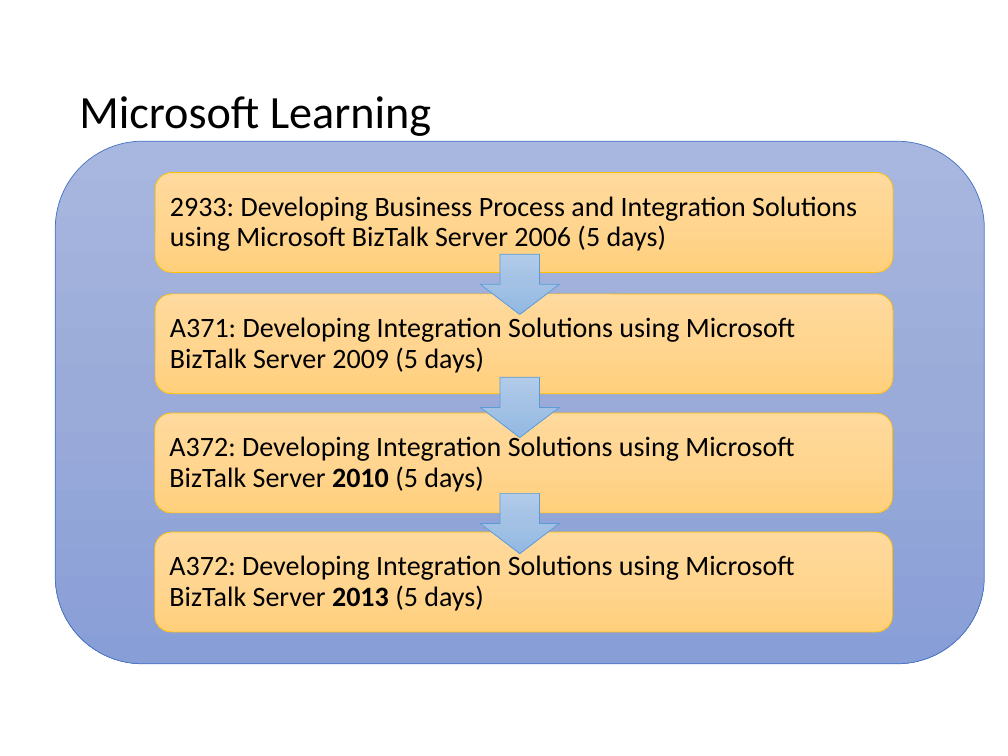
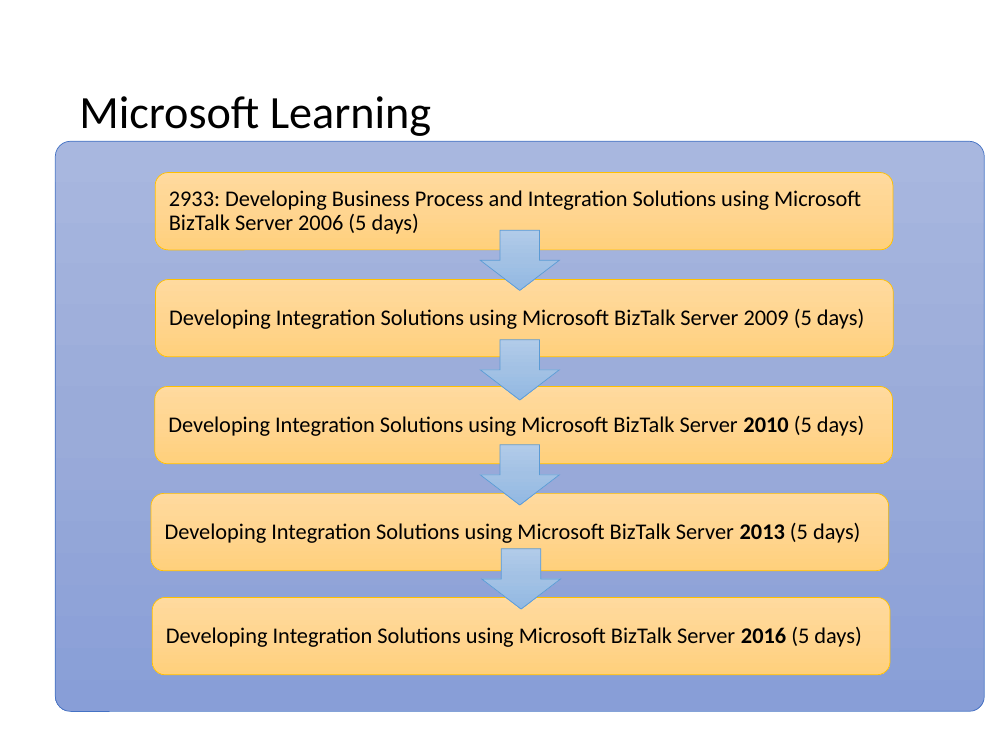
Before and after one commit to wmmihaa/BizTalk-Server---Developing-Integration-Solutions, a slide deck: slide 3 of Slides/Module 0 - Start.pptx. Drawn at 1008x756 pixels with LibreOffice and Linux fonts; fonts in the diff are those of the drawing. Boxes give left, top, right and bottom in pixels: in the first picture for what was removed or moved away, otherwise in the second. Text is boxed around its words. In the diff, an @@ line names an element or a change of style, - is before the commit and + after.

```diff
--- a/Slides/Module 0 - Start.pptx
+++ b/Slides/Module 0 - Start.pptx
@@ rounded rectangle: place and size @@
-rounded rectangle at [55,141,985,663]
+rounded rectangle at [55,141,985,712]
@@ rounded rectangle at [55,141,985,712]: proportions changed @@
@@ rounded rectangle "2933: Developing Business Process and ...": place and size @@
-rounded rectangle "2933: Developing Business Process and ..." at [155,172,893,272]
+rounded rectangle "2933: Developing Business Process and ..." at [155,172,893,250]
@@ rounded rectangle "2933: Developing Business Process and ..." at [155,172,893,250]: size 20 to 16 pt; less space between paragraphs @@
@@ down arrow: place and size @@
-down arrow at [481,254,559,314]
+down arrow at [481,230,559,290]
@@ rounded rectangle "Developing Integration Solutions using Microsoft ...": place and size @@
-rounded rectangle "Developing Integration Solutions using Microsoft ..." at [155,294,893,394]
+rounded rectangle "Developing Integration Solutions using Microsoft ..." at [155,279,893,357]
@@ text in rounded rectangle at [169,309,864,329]: text changed; size 20 to 16 pt @@
-A371: Developing Integration Solutions using Microsoft BizTalk Server 2009 (5 days)
+Developing Integration Solutions using Microsoft BizTalk Server 2009 (5 days)
@@ down arrow: place and size @@
-down arrow at [481,377,559,437]
+down arrow at [481,340,559,400]
@@ rounded rectangle "Developing Integration Solutions using Microsoft ...": place and size @@
-rounded rectangle "Developing Integration Solutions using Microsoft ..." at [155,413,893,513]
+rounded rectangle "Developing Integration Solutions using Microsoft ..." at [155,386,893,464]
@@ text in rounded rectangle at [168,416,864,436]: text changed; size 20 to 16 pt @@
-A372: Developing Integration Solutions using Microsoft BizTalk Server 2010 (5 days)
+Developing Integration Solutions using Microsoft BizTalk Server 2010 (5 days)
@@ down arrow: place and size @@
-down arrow at [481,493,559,553]
+down arrow at [481,445,559,505]
@@ rounded rectangle "Developing Integration Solutions using Microsoft ...": place and size @@
-rounded rectangle "Developing Integration Solutions using Microsoft ..." at [155,532,893,632]
+rounded rectangle "Developing Integration Solutions using Microsoft ..." at [151,493,889,571]
@@ text in rounded rectangle at [165,523,860,543]: text changed; size 20 to 16 pt @@
-A372: Developing Integration Solutions using Microsoft BizTalk Server 2013 (5 days)
+Developing Integration Solutions using Microsoft BizTalk Server 2013 (5 days)
@@ down arrow added at [482,548,560,609], fill gradient #B1CBE9 to #A3C1E5 to #93B9E4, outline #5B9BD5 0.5 pt @@
@@ rounded rectangle added at [152,598,890,675], fill gradient #FFDB9E to #FFD590 to #FFD07C, outline #FFC000 0.5 pt, 16 pt, text #000000 @@
+Developing Integration Solutions using Microsoft BizTalk Server 2016 (5 days)
```
Also in this commit, not shown: 3 other slides changed, 1 other file.
